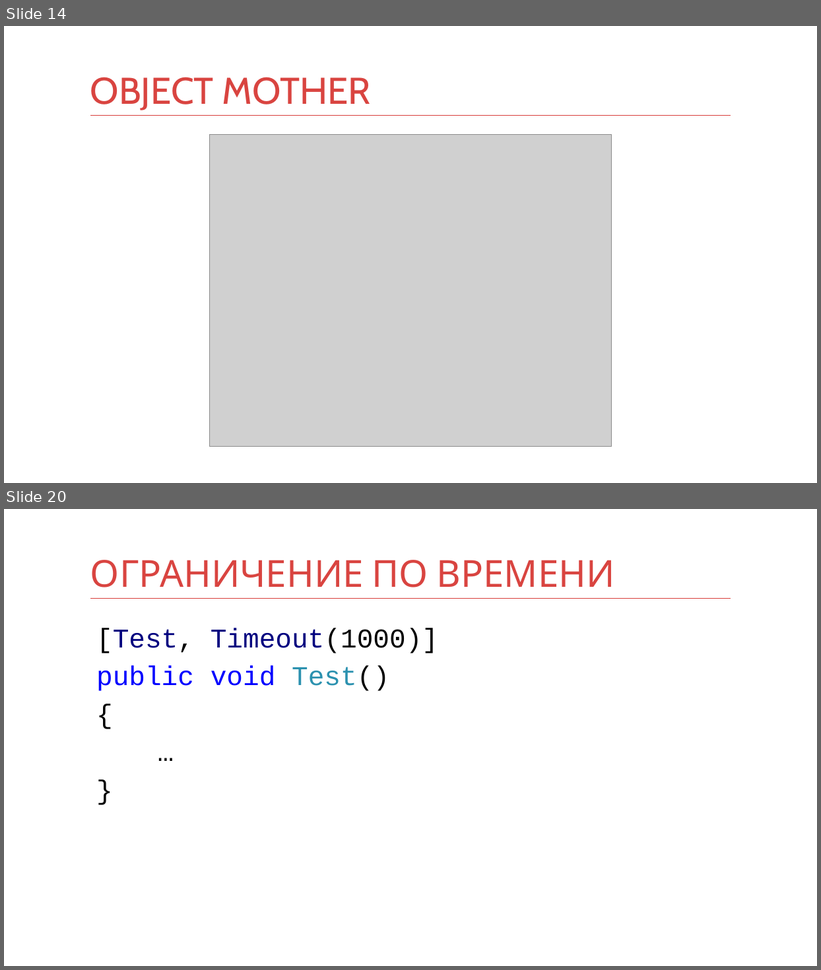
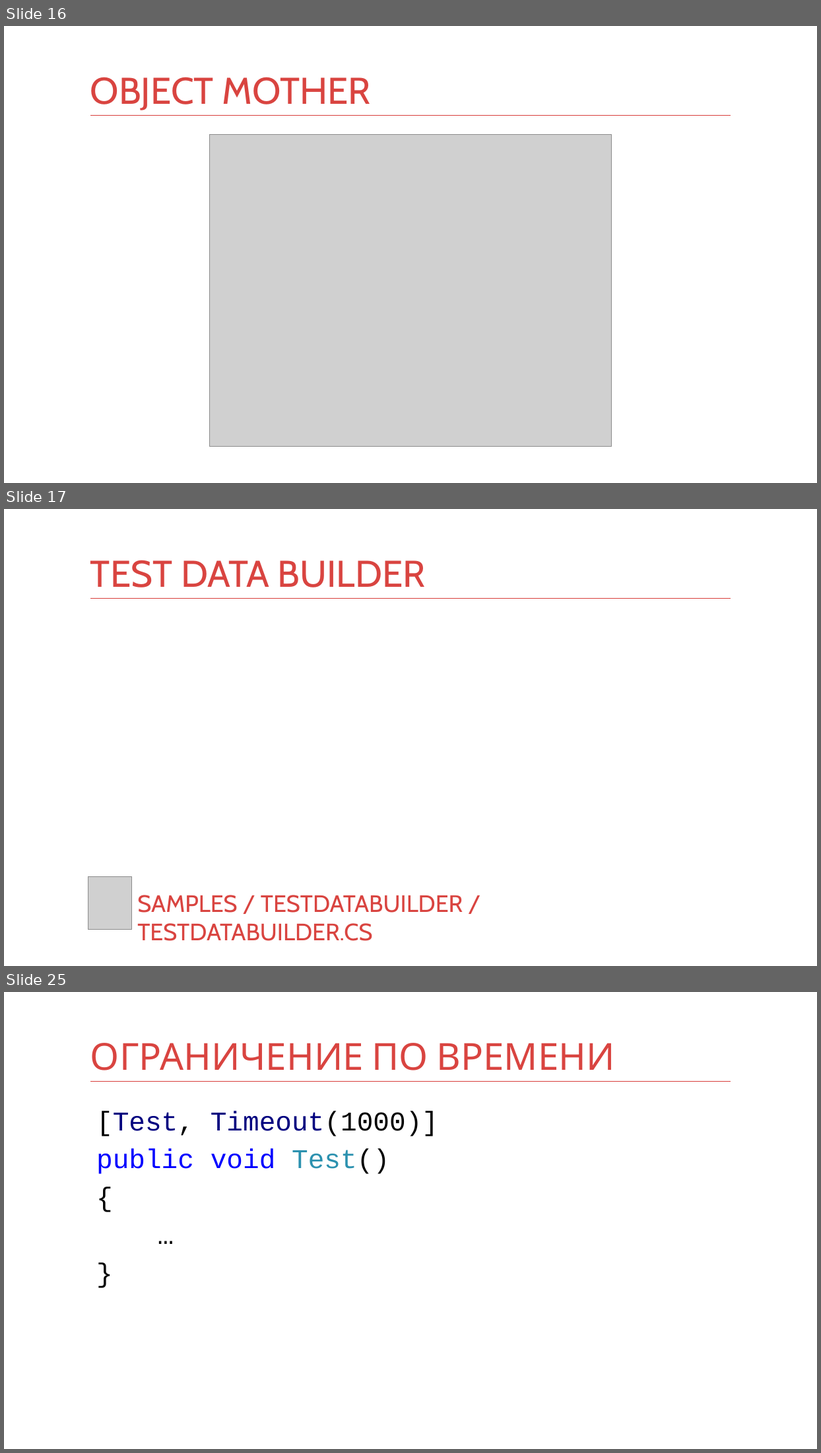
Before and after one commit to kontur-courses/testing, a slide deck: testing.pptx. Shown one above the other, each under a label of ours: slides 14 and 20 before the commit, slides 16, 17 and 25 after it; the slides between them are not shown. The pictures are 821x970 and 821x1453 pixels, drawn with LibreOffice and Linux fonts; fonts in the diff are those of the drawing; grey boxes stand for pictures. Boxes give left, top, right and bottom in pixels: in the first picture for what was removed or moved away, otherwise in the second. Text is boxed around its words. In the diff, an @@ line names an element or a change of style, - is before the commit and + after.

Commit message:
Samples unification, Testing.pptx update, single Readme.md

```diff
--- a/testing.pptx
+++ b/testing.pptx
@@ slide 17 added at [4,509,817,966], background #FFFFFF; not listed: 1 template element that a slide beside it also shows @@
@@ title added at [90,560,426,588], 44 pt, text #D94440 @@
+TEST DATA BUILDER
@@ picture added at [88,877,131,930] @@
@@ text added at [137,895,463,941], 28 pt, text #D94440 @@
+SAMPLES / TESTDATABUILDER / TESTDATABUILDER.CS
@@ what was slide 14 is now slide 16 @@
@@ what was slide 20 is now slide 25 @@
```
Also in this commit, not shown: 9 slides changed, 3 other slides added, 1 slide removed, 32 other files.
